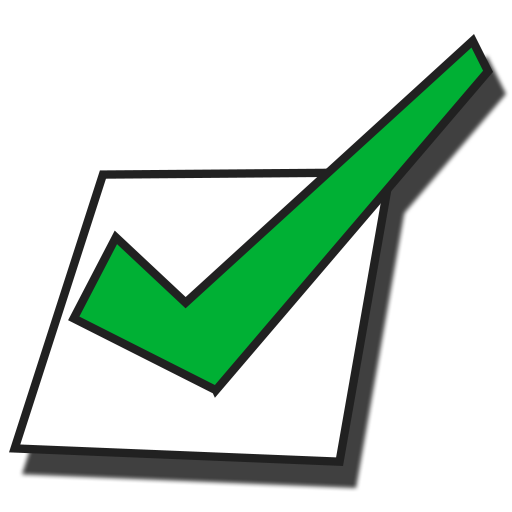
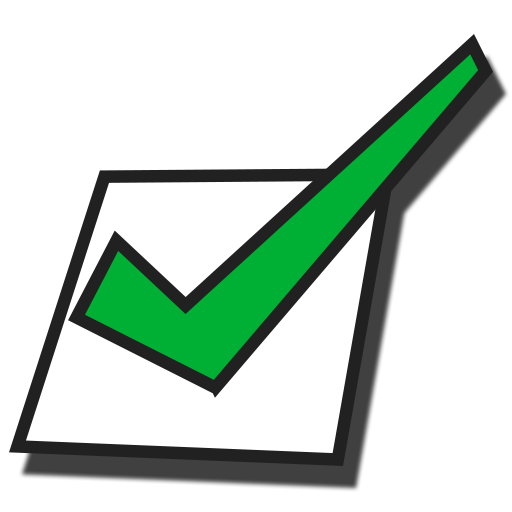
Before/after of a 512x512 layered artwork. What changed in the layer stack:
painted on "My Challenges" (2nd of 3, in "My Challenges") over [79, 47, 483, 385]
painted on "My Challenges" (3rd of 3, in "My Challenges") over [20, 176, 386, 458]
